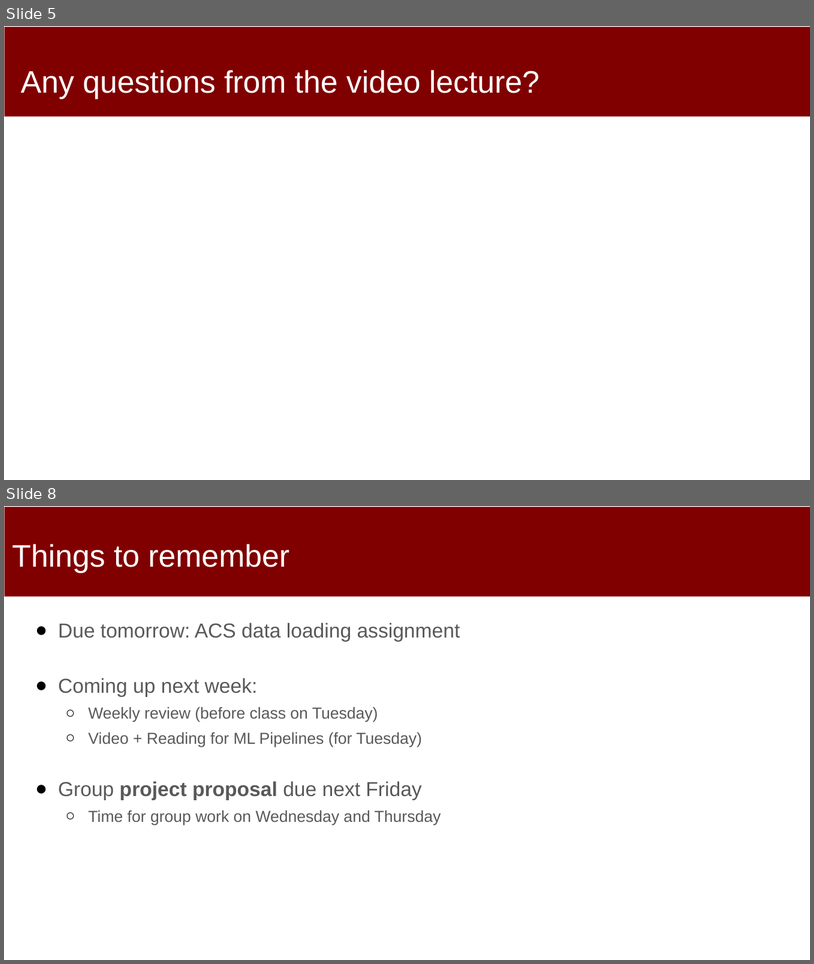
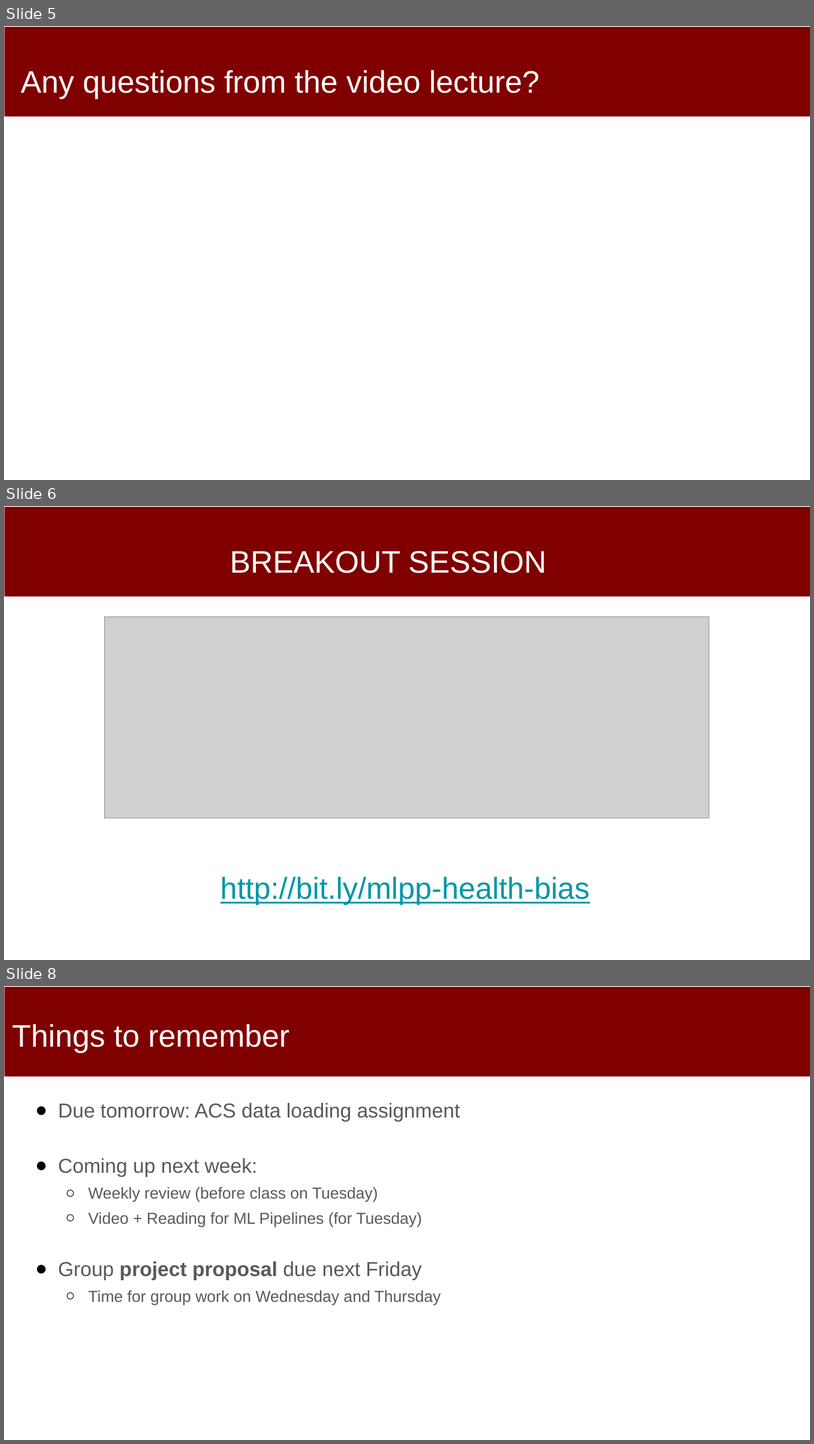
Before and after one commit to dssg/mlforpublicpolicylab, a slide deck: 03 - Data Exploration, Analytical Formulation, and Baselines/formulation-discussion.pptx. Shown one above the other, each under a label of ours: slides 5 and 8 before the commit, slides 5, 6 and 8 after it; the slides between them are not shown. The pictures are 814x964 and 814x1444 pixels, drawn with LibreOffice and Linux fonts; fonts in the diff are those of the drawing; grey boxes stand for pictures. Boxes give left, top, right and bottom in pixels: in the first picture for what was removed or moved away, otherwise in the second. Text is boxed around its words. In the diff, an @@ line names an element or a change of style, - is before the commit and + after.

```diff
--- a/03 - Data Exploration, Analytical Formulation, and Baselines/formulation-discussion.pptx
+++ b/03 - Data Exploration, Analytical Formulation, and Baselines/formulation-discussion.pptx
@@ slide 6 added at bbox=[4, 506, 810, 960], background #FFFFFF; not listed: 1 template element that a slide beside it also shows @@
@@ title added at bbox=[230, 551, 546, 573], 37 pt, text #FFFFFF @@
+BREAKOUT SESSION
@@ picture added at bbox=[105, 617, 710, 817] @@
@@ text added at bbox=[221, 876, 590, 904], 36 pt, text #0097A7, underline @@
+http://bit.ly/mlpp-health-bias
```
Also in this commit, not shown: 1 slide changed, 1 slide removed.
